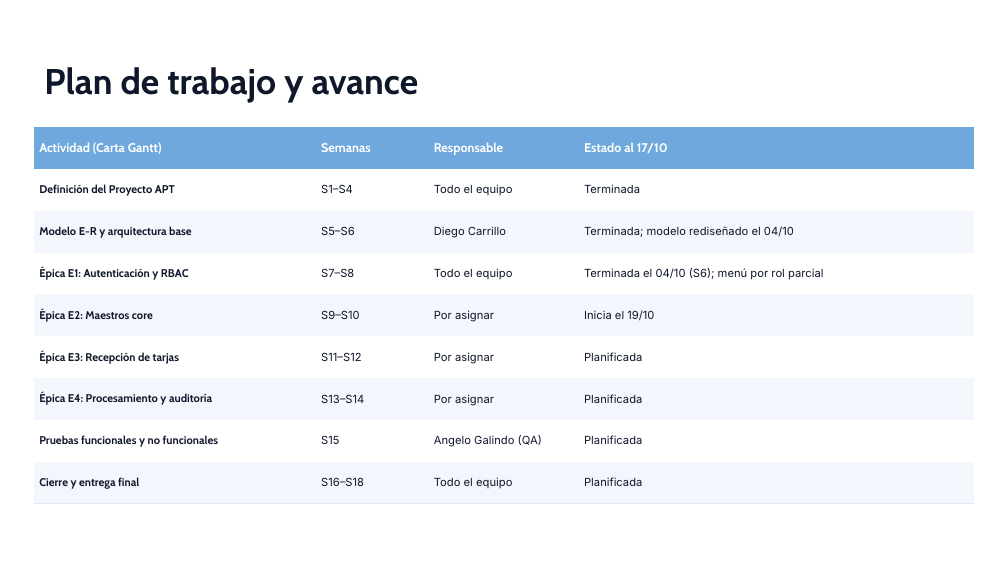
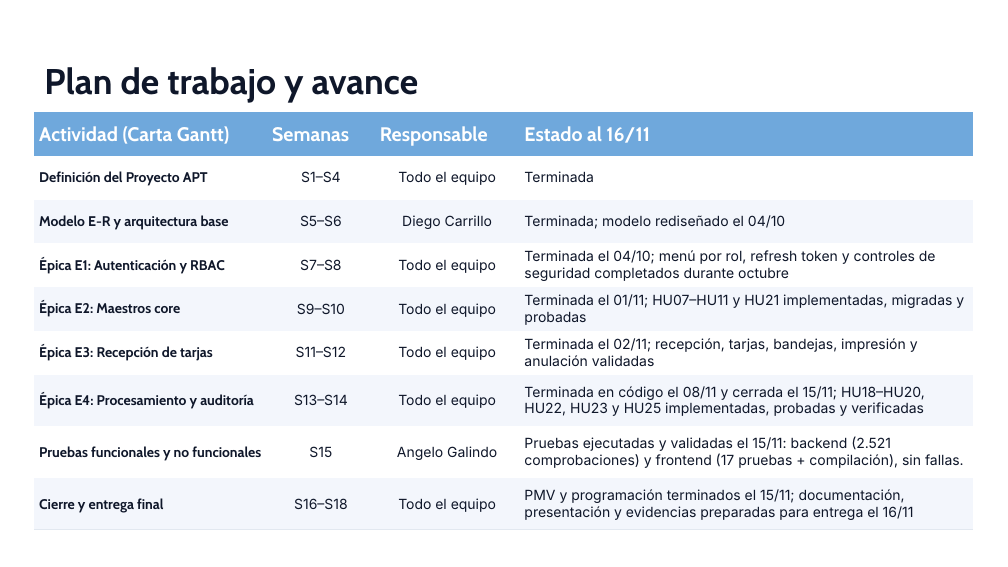
Before and after one commit to Alejandroduoc/A2D_SM, a slide deck: slide 6 of Fase 2/Evidencias Grupales/Presentacion Proyecto Fase 2.pptx. Drawn at 1008x567 pixels with LibreOffice and Linux fonts; fonts in the diff are those of the drawing. Boxes give left, top, right and bottom in pixels: in the first picture for what was removed or moved away, otherwise in the second. Text is boxed around its words. In the diff, an @@ line names an element or a change of style, - is before the commit and + after.

```diff
--- a/Fase 2/Evidencias Grupales/Presentacion Proyecto Fase 2.pptx
+++ b/Fase 2/Evidencias Grupales/Presentacion Proyecto Fase 2.pptx
@@ table at bbox=[34, 112, 974, 530] @@
-row 1, column 4: Estado al 17/10
+row 1, column 4: Estado al 16/11
-row 4, column 4: Terminada el 04/10 (S6); menú por rol parcial
+row 4, column 4: Terminada el 04/10; menú por rol, refresh token y controles de seguridad completados durante octubre
-row 5, column 3: Por asignar
+row 5, column 3: Todo el equipo
-row 5, column 4: Inicia el 19/10
+row 5, column 4: Terminada el 01/11; HU07–HU11 y HU21 implementadas, migradas y probadas
-row 6, column 3: Por asignar
+row 6, column 3: Todo el equipo
-row 6, column 4: Planificada
+row 6, column 4: Terminada el 02/11; recepción, tarjas, bandejas, impresión y anulación validadas
-row 7, column 3: Por asignar
+row 7, column 3: Todo el equipo
-row 7, column 4: Planificada
+row 7, column 4: Terminada en código el 08/11 y cerrada el 15/11; HU18–HU20, HU22, HU23 y HU25 implementadas, probadas y verificadas
-row 8, column 3: Angelo Galindo (QA)
+row 8, column 3: Angelo Galindo
-row 8, column 4: Planificada
+row 8, column 4: Pruebas ejecutadas y validadas el 15/11: backend (2.521 comprobaciones) y frontend (17 pruebas + compilación), sin fallas.
-row 9, column 4: Planificada
+row 9, column 4: PMV y programación terminados el 15/11; documentación, presentación y evidencias preparadas para entrega el 16/11
@@ size 9 to 14 pt in "Actividad (Carta Gantt)", "Semanas", "Responsable" @@
@@ size 8 to 10 pt in "Definición del Proyecto APT", "S1–S4", "Todo el equipo", "Terminada" and 18 more places @@
@@ alignment left to centre @@
@@ table: place and size @@
-table at bbox=[34, 127, 974, 504]
+table at bbox=[34, 112, 974, 530]
```
Also in this commit, not shown: 5 other slides changed.
